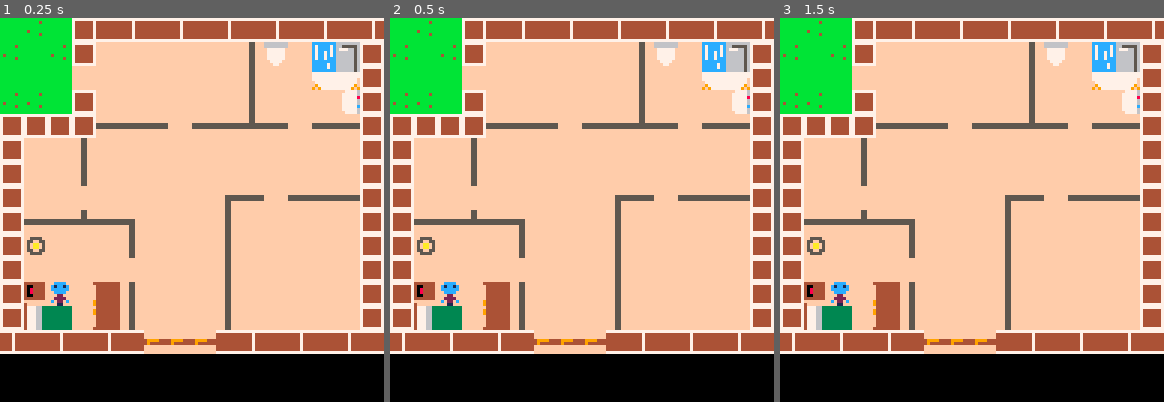
Above: before the commit, frames 1-3 (left to right).
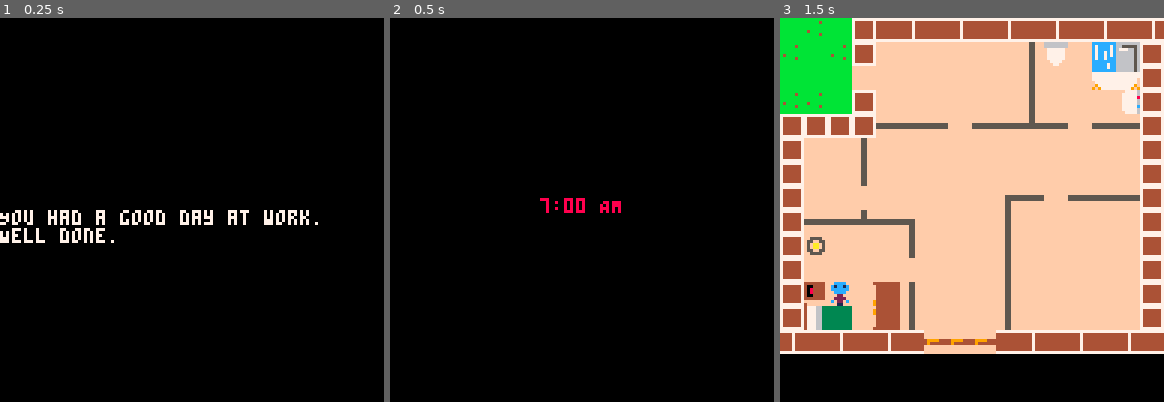
Above: after the commit, the same moments.

Repository: KTNelson/dailygrind-pico8
Game: PICO-8 cartridge dailygrind.p8
Same seed, same stepped clock (60 frames per second), same inputs: the game is played once before the commit and once after it.
Inputs:
- Up to frame 1 (0.25 s): no input
- Up to frame 2 (0.5 s): tap O (Z key) at 0.33 s
- Up to frame 3 (1.5 s): tap O (Z key) at 0.7, 1.43 s; tap X (X key) at 1.07 s

The runs differ from the first frame. In frame 1, 87% of the frame differs, in the area x 0-100%, y 0-88%; in frame 2, 87%; in frame 3, nothing differs.

Commit message:
gamestates added

Diff:
--- a/dailygrind.p8
+++ b/dailygrind.p8
@@ -1,6 +1,8 @@
 pico-8 cartridge // http://www.pico-8.com
 version 5
 __lua__
+
+gamestate = "result"
 
 player = {}
 player.x = 16
@@ -83,15 +85,42 @@
 	end
 end
 
+function capture_buttons()
+	if gamestate == "result" then
+		if btn(4) then
+			gamestate = "alarm"
+		end
+	end
+	if gamestate == "alarm" then
+		if btn(5) then
+			gamestate = "game"
+		end
+	end
+end
+
+
 function _update()
 	player_move()
+	capture_buttons()
 end
 
 function _draw()
     cls()
-    map(0,0,0,0,64,64)
-    spr(player.sprite, player.x, player.y)
-end
+    if gamestate == "game" then
+    	map(0,0,0,0,64,64)
+    	spr(player.sprite, player.x, player.y)
+    end
+    if gamestate == "result" then
+    	print(endingstrings[1], 0, 64, 7)
+    end
+    if gamestate == "alarm" then
+    	print("7:00 AM", 50, 60, 8)
+    end
+end
+
+endingstrings = {}
+endingstrings[1] = "You had a good day at work.\
+Well done."
 
 __gfx__
 0000000000000000777777777777777777777777fffffffffff55ffffffffffffffffffffffffffffff55fffffffffffbbbbbbbbfff44fff0000000000000000
